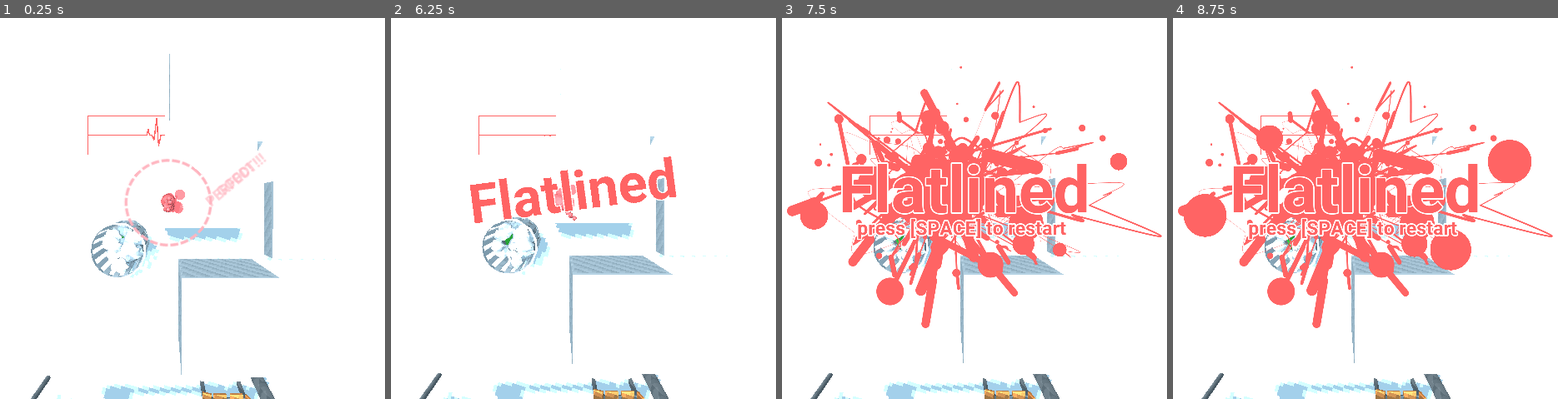
Above: before the commit, frames 1-4 (left to right).
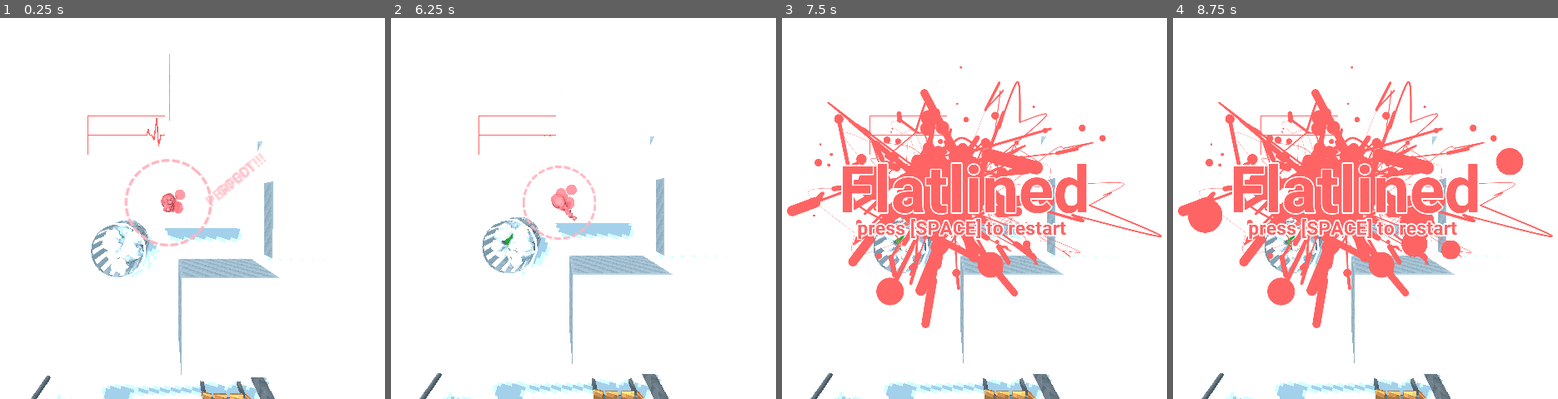
Above: after the commit, the same moments.

Repository: CaptainProton42/ldjam46
Game: Godot game, scene res://TestTopDown.tscn
The game is run twice, just before and just after one commit, with the same random seed, the same clock (stepped at 60 frames per second) and the same inputs.
Inputs (mouse positions are in pixels of both pictures, inside the frame that each line leads up to):
- Up to frame 1 (0.25 s): no input
- Up to frame 2 (6.25 s): tap Space (restart) at 0.5, 1.25, 2, 2.75, 3.5, 4.15, 4.25 s; move the mouse to (706, 185) at 0.52 s; press the mouse at (706, 185) at 0.53 s; hold W (forward) 0.53-1.28 s; move the mouse to (425, 223) at 1.27 s; release the mouse at (425, 223) at 1.28 s; click (425, 223) at 1.35 s; move the mouse to (625, 117) at 2.02 s; press the mouse at (625, 117) at 2.03 s; hold W (forward) 2.03-3.53 s; move the mouse to (525, 280) at 2.77 s; release the mouse at (525, 280) at 2.78 s; click (525, 280) at 2.85 s; move the mouse to (760, 261) at 3.52 s; press the mouse at (760, 261) at 3.53 s; move the mouse to (outside the picture) at 4.27 s; release the mouse at (outside the picture) at 4.28 s; click (outside the picture) at 4.35 s; move the mouse to (591, 204) at 5.02 s; press the mouse at (591, 204) at 5.03 s; move the mouse to (460, 105) at 5.77 s; release the mouse at (460, 105) at 5.78 s; hold W (forward) from 5.78 s (still down); click (460, 105) at 5.85 s
- Up to frame 3 (7.5 s): keep holding W (forward); move the mouse to (1097, 185) at 6.52 s; press the mouse at (1097, 185) at 6.53 s; move the mouse to (816, 223) at 7.27 s; release the mouse at (816, 223) at 7.28 s; click (816, 223) at 7.35 s
- Up to frame 4 (8.75 s): move the mouse to (1407, 117) at 8.02 s; release W (forward) at 8.03 s; press the mouse at (1407, 117) at 8.03 s

The runs differ from the first frame. In frame 2, 3.0% of the frame differs, in the area x 20-75%, y 36-59%; in frame 3, 1.0%; in frame 4, 1.7%.

Commit message:
Added sound.

Diff:
--- a/Heart.tscn
+++ b/Heart.tscn
@@ -1,10 +1,12 @@
-[gd_scene load_steps=27 format=2]
+[gd_scene load_steps=32 format=2]
 
 [ext_resource path="res://meshes/heart_no_valves.obj" type="ArrayMesh" id=1]
 [ext_resource path="res://scripts/Heart.gd" type="Script" id=2]
 [ext_resource path="res://shaders/heart.shader" type="Shader" id=3]
 [ext_resource path="res://MonitorViewport.tscn" type="PackedScene" id=4]
 [ext_resource path="res://shaders/BloodSplatter.tres" type="Material" id=5]
+[ext_resource path="res://audio/blip.wav" type="AudioStream" id=6]
+[ext_resource path="res://audio/blip_fadeout.wav" type="AudioStream" id=7]
 
 [sub_resource type="ConvexPolygonShape" id=1]
 points = PoolVector3Array( -1.89679, -0.459073, -0.0929708, -1.8516, -0.302933, 0.105948, -1.8475, -1.0118, -0.0116393, …(1888 unchanged characters)…
@@ -12,7 +14,7 @@
 [sub_resource type="ShaderMaterial" id=2]
 shader = ExtResource( 3 )
 shader_param/heart_color = Color( 1, 0.392157, 0.392157, 1 )
-shader_param/bloat = 1.00317
+shader_param/bloat = 1.0
 shader_param/squish = 0.0
 shader_param/squish_dir = Vector3( 0, 1, 0 )
 shader_param/offset = Vector3( 1, 0.9, 0 )
@@ -59,6 +61,20 @@
 "method": "emit_signal"
 } ]
 }
+tracks/3/type = "audio"
+tracks/3/path = NodePath("AudioBlip")
+tracks/3/interp = 1
+tracks/3/loop_wrap = true
+tracks/3/imported = false
+tracks/3/enabled = true
+tracks/3/keys = {
+"clips": [ {
+"end_offset": 0.0,
+"start_offset": 0.0,
+"stream": ExtResource( 6 )
+} ],
+"times": PoolRealArray( 0 )
+}
 
 [sub_resource type="Animation" id=5]
 loop = true
@@ -73,6 +89,40 @@
 "times": PoolRealArray( 0.00367767 )
 }
 
+[sub_resource type="Animation" id=22]
+resource_name = "panic"
+loop = true
+tracks/0/type = "audio"
+tracks/0/path = NodePath("AudioBlip")
+tracks/0/interp = 1
+tracks/0/loop_wrap = true
+tracks/0/imported = false
+tracks/0/enabled = true
+tracks/0/keys = {
+"clips": [ {
+"end_offset": 0.0,
+"start_offset": 0.0,
+"stream": ExtResource( 6 )
+}, {
+"end_offset": 0.0,
+"start_offset": 0.0,
+"stream": ExtResource( 6 )
+}, {
+"end_offset": 0.0,
+"start_offset": 0.0,
+"stream": ExtResource( 6 )
+}, {
+"end_offset": 0.0,
+"start_offset": 0.0,
+"stream": ExtResource( 6 )
+}, {
+"end_offset": 0.0,
+"start_offset": 0.0,
+"stream": ExtResource( 6 )
+} ],
+"times": PoolRealArray( 0, 0.2, 0.4, 0.6, 0.8 )
+}
+
 [sub_resource type="Animation" id=6]
 length = 0.2
 tracks/0/type = "bezier"
@@ -88,6 +138,9 @@
 
 [sub_resource type="AnimationNodeAdd2" id=7]
 
+[sub_resource type="AnimationNodeAnimation" id=23]
+animation = "panic"
+
 [sub_resource type="AnimationNodeAnimation" id=8]
 animation = "heartbeat"
 
@@ -103,10 +156,14 @@
 
 [sub_resource type="AnimationNodeTimeSeek" id=13]
 
+[sub_resource type="AnimationNodeBlend2" id=24]
+
 [sub_resource type="AnimationNodeBlendTree" id=14]
-graph_offset = Vector2( 0, 48.75 )
+graph_offset = Vector2( -203.5, 139.75 )
 nodes/Add2/node = SubResource( 7 )
-nodes/Add2/position = Vector2( 900, 260 )
+nodes/Add2/position = Vector2( 920, 300 )
+nodes/Animation/node = SubResource( 23 )
+nodes/Animation/position = Vector2( 900, 500 )
 nodes/anim_heartbeat/node = SubResource( 8 )
 nodes/anim_heartbeat/position = Vector2( 20, 240 )
 nodes/anim_idle/node = SubResource( 9 )
@@ -119,8 +176,10 @@
 nodes/heartbeat_amplitude/position = Vector2( 640, 120 )
 nodes/heartbeat_restart/node = SubResource( 13 )
 nodes/heartbeat_restart/position = Vector2( 360, 220 )
-nodes/output/position = Vector2( 1180, 320 )
-node_connections = [ "output", 0, "Add2", "heartbeat_amplitude", 0, "anim_idle", "heartbeat_amplitude", 1, "heartbeat_restart", "heartbeat_restart", 0, "anim_heartbeat", "Add2", 0, "heartbeat_amplitude", "Add2", 1, "enable_unsquish", "enable_unsquish", 0, "anim_unsquish" ]
+nodes/output/position = Vector2( 1340, 340 )
+nodes/panic/node = SubResource( 24 )
+nodes/panic/position = Vector2( 1180, 440 )
+node_connections = [ "output", 0, "panic", "heartbeat_amplitude", 0, "anim_idle", "heartbeat_amplitude", 1, "heartbeat_restart", "heartbeat_restart", 0, "anim_heartbeat", "Add2", 0, "heartbeat_amplitude", "Add2", 1, "enable_unsquish", "enable_unsquish", 0, "anim_unsquish", "panic", 0, "Add2", "panic", 1, "Animation" ]
 
 [sub_resource type="SphereMesh" id=15]
 material = ExtResource( 5 )
@@ -187,6 +246,7 @@
 [node name="AnimationPlayer" type="AnimationPlayer" parent="."]
 anims/heartbeat = SubResource( 4 )
 anims/idle = SubResource( 5 )
+anims/panic = SubResource( 22 )
 anims/unsquish = SubResource( 6 )
 
 [node name="AnimationTree" type="AnimationTree" parent="."]
@@ -196,6 +256,7 @@
 parameters/enable_unsquish/seek_position = -1.0
 parameters/heartbeat_amplitude/blend_amount = 1.0
 parameters/heartbeat_restart/seek_position = -1.0
+parameters/panic/blend_amount = 0.0
 
 [node name="Control" type="Control" parent="."]
 margin_right = 40.0
@@ -362,6 +423,12 @@
 attachments/12/point_index = 24
 attachments/12/spatial_attachment_path = NodePath("..")
 attachments/12/offset = Vector3( 0.00123212, 0.134523, 0.107354 )
+
+[node name="AudioBlip" type="AudioStreamPlayer" parent="."]
+stream = ExtResource( 6 )
+
+[node name="AudioFadeOut" type="AudioStreamPlayer" parent="."]
+stream = ExtResource( 7 )
 [connection signal="input_event" from="AreaInput" to="." method="_on_collider_input"]
 [connection signal="mouse_entered" from="AreaInput" to="." method="_on_mouse_entered"]
 [connection signal="mouse_exited" from="AreaInput" to="." method="_on_mouse_exited"]
--- a/Monitor.tscn
+++ b/Monitor.tscn
@@ -1,6 +1,5 @@
-[gd_scene load_steps=6 format=2]
+[gd_scene load_steps=5 format=2]
 
-[ext_resource path="res://audio/blip.wav" type="AudioStream" id=1]
 [ext_resource path="res://scripts/Monitor.gd" type="Script" id=2]
 
 [sub_resource type="Shader" id=1]
@@ -64,6 +63,3 @@
 __meta__ = {
 "_edit_use_anchors_": false
 }
-
-[node name="AudioStreamPlayer" type="AudioStreamPlayer" parent="."]
-stream = ExtResource( 1 )
--- a/scripts/Heart.gd
+++ b/scripts/Heart.gd
@@ -5,6 +5,9 @@
 onready var animation_player = get_node("AnimationPlayer")
 onready var animation_tree = get_node("AnimationTree")
 onready var material = get_node("CollisionShapePhysics/MeshInstance").get_surface_material(0)
+
+onready var audio_blip = get_node("AudioBlip")
+onready var audio_fade_out = get_node("AudioFadeOut")
 
 onready var splatter_spawner = preload("res://SpawnBloodSplatter.tscn")
 onready var particles = get_node("CPUParticles")
@@ -90,9 +93,9 @@
 
 func _process(delta):
 	timer += delta
+	animation_tree.set("parameters/heartbeat_amplitude/blend_amount", life)
 	if state == STATE.charging or state == STATE.idle:
 		life -= delta / time_till_death
-		animation_tree.set("parameters/heartbeat_amplitude/blend_amount", life)
 	if state == STATE.charging:
 		if Vector2(charge_normal.x, charge_normal.z).length() < 0.15:
 			help_circle.arrow.visible = false
@@ -103,7 +106,13 @@
 		material.set_shader_param("squish", charge)
 		material.set_shader_param("squish_dir", charge_normal)
 	if state != STATE.dead and state != STATE.boxed:
+		if (life > 0.0):
+			animation_tree.set("parameters/panic/blend_amount", 0.0)
 		if (life <= 0.0):
+			animation_tree.set("parameters/panic/blend_amount", 1.0)
+		if (life <= -pulse_interval / time_till_death): # Give one heartbeat of mercy
+			animation_tree.active = false
+			audio_fade_out.play()
 			emit_signal("dead")
 			_enter_state(STATE.dead)
 
@@ -138,24 +147,24 @@
 				_enter_state(STATE.rolling)
 
 func restart_heart(force_dir):
-	life = 1.0 / timing_bonus
+	var new_life = 1.0 / timing_bonus
 	charging = false
 	animation_tree.set("parameters/heartbeat_restart/seek_position", 0.0)
 	var force = (0.3 + 0.7*charge) * jump_force * force_dir.normalized() / timing_bonus
 	force.y *= -1.0
 	var timing_quality = TIMING.normal
 	var timing = abs(timer - 0.15 - round(timer - 0.15) / pulse_interval) # die animation is etwas verschoben
-	print(timing)
 	if timing < timing_interval_perfect:
-		print("PERFECT")
 		timing_quality = TIMING.perfect
-		life *= timing_bonus
+		new_life *= timing_bonus
 		force *= timing_bonus
 	elif timing < timing_interval_good:
-		life *= timing_bonus * 0.75
+		new_life *= timing_bonus * 0.75
 		force *= timing_bonus * 0.75
-		print("GOOD")
 		timing_quality = TIMING.good
+
+	if new_life > life:
+		life = new_life
 
 	add_torque(10.0 * charge * Vector3(rng.randf(), rng.randf(), rng.randf()).normalized())
 	apply_impulse(Vector3(0.0, 0.0, 0.0), force)
--- a/scripts/Monitor.gd
+++ b/scripts/Monitor.gd
@@ -3,7 +3,6 @@
 onready var monitor_line = preload("res://MonitorLine.tscn")
 onready var viewport = get_node("Viewport")
 onready var heart = get_node(heart_path)
-onready var audio = get_node("AudioStreamPlayer")
 
 export var heart_path : NodePath
 
@@ -23,7 +22,6 @@
 	for i in range(blip.points.size()):
 		blip.points[i].y *= amplitude
 	viewport.add_child(blip)
-	audio.play()
 
 func _process(delta):
 	amplitude = heart.life
Not shown, added: audio/blip_fadeout.wav.import
Not shown, added: audio/blip_fadeout.wav
